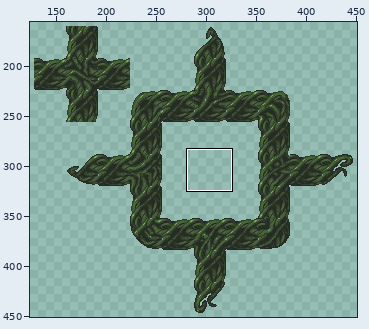
Edited in one commit: pixel-art file (Sprites/root.aseprite). Above: a wide view before the commit, with the close-up outlined.
Close-up. Before the edit:
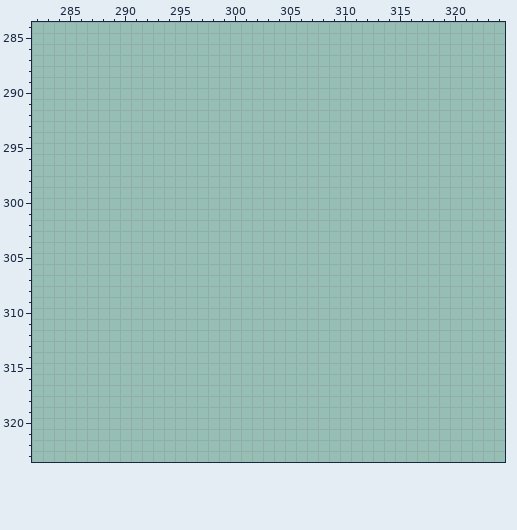
500x500 pixels, 1 frame. Shown: x 282..324, y 284..323. The wide view leaves out empty margins.
The same view after the edit:
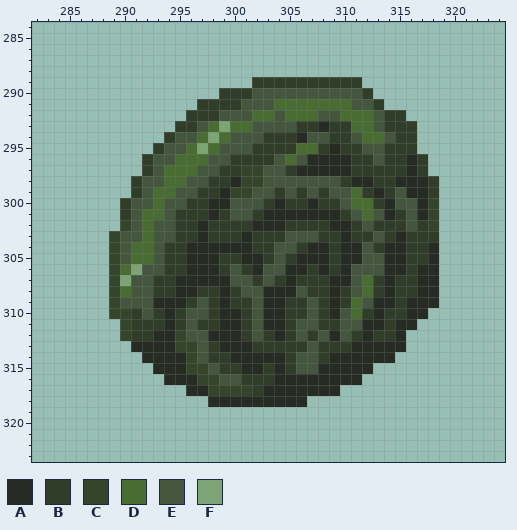
Palette (. is transparent): A #262b23  B #303d29  C #35452b  D #486c31  E #44563e  F #7da475
From old to new:
@@ x 282..324 @@
 288 ...........................................
-289 ...........................................
-290 ...........................................
-291 ...........................................
-292 ...........................................
-293 ...........................................
-294 ...........................................
-295 ...........................................
-296 ...........................................
-297 ...........................................
-298 ...........................................
-299 ...........................................
-300 ...........................................
-301 ...........................................
-302 ...........................................
-303 ...........................................
-304 ...........................................
-305 ...........................................
-306 ...........................................
-307 ...........................................
-308 ...........................................
-309 ...........................................
-310 ...........................................
-311 ...........................................
-312 ...........................................
-313 ...........................................
-314 ...........................................
-315 ...........................................
-316 ...........................................
-317 ...........................................
-318 ...........................................
+289 ....................BBBBBBBBBB.............
+290 .................BBBEEEEEEEEEEB............
+291 ...............BBBBEEEDDDDDDDEEB...........
+292 ..............BBBEEEDDEDDDEEDDDEBB.........
+293 .............BBEDFDDEEEEBBABBDDEBBB........
+294 ............BEEDFDEEEBBBAEEBBEDDEBB........
+295 ...........BEEDFDEEEBBBBDDBABBEEBBB........
+296 ..........BEEDDDEEBBBBEDEAAAABBEBBAB.......
+297 ..........BEDDDEEBBCCEEBAAAAABBBBBAB.......
+298 .........BEEDDEEBBACCEEEEEEEBAABBAAAB......
+299 .........BEDDEEBBACCEEBEBEBEEDBABEAAB......
+300 ........BEEDEEBBAAEEEBABBABBEDDBAEEAC......
+301 ........BEDDEBBBABEEBAAAAAAABEDEABEAC......
+302 ........CEDEEBBABBBBAAABBBBAABEBBBEBC......
+303 .......CEEDEEBBABBBABBBEEEBBABBEBABBB......
+304 .......CEDDEBBAAAAAABBEEBAABAAEBAABBA......
+305 .......CEDDEBBAAABBAABEBAAABAAEEAABBA......
+306 .......CDFEEBBAAABEBAEEAABABAEEEAABAA......
+307 .......CFEEBBAAAAAEEBEBABBBAAEDBABBAA......
+308 .......CDEEBBAABBABEEAAAEBBABEDBABBAA......
+309 .......CEEEAAABEBABBEAABBEBABDEAABAAA......
+310 .......CCBEBABEEBAABEAABBEBAEDBABBAA.......
+311 ........CBBBABEBBAABEAABEEBBEEAABAA........
+312 ........CBBAACEEAAABEBABEBEAEBABBA.........
+313 .........AAAACCEBAAABBBBBEBBBAAAAA.........
+314 ..........AAAACEBBAAAAABEEBAAAAAA..........
+315 ...........AAACCEBBAABABEEAAAAA............
+316 ............AAACCEEBBBAAAAAAAA.............
+317 ..............AACCCCBAAAAAAA...............
+318 ................AAAAAAAAA..................
 319 ...........................................
Boxes around the changes in both close-ups, in picture pixels (x1, y1, x2, y2):
added: (109, 77, 439, 407)
